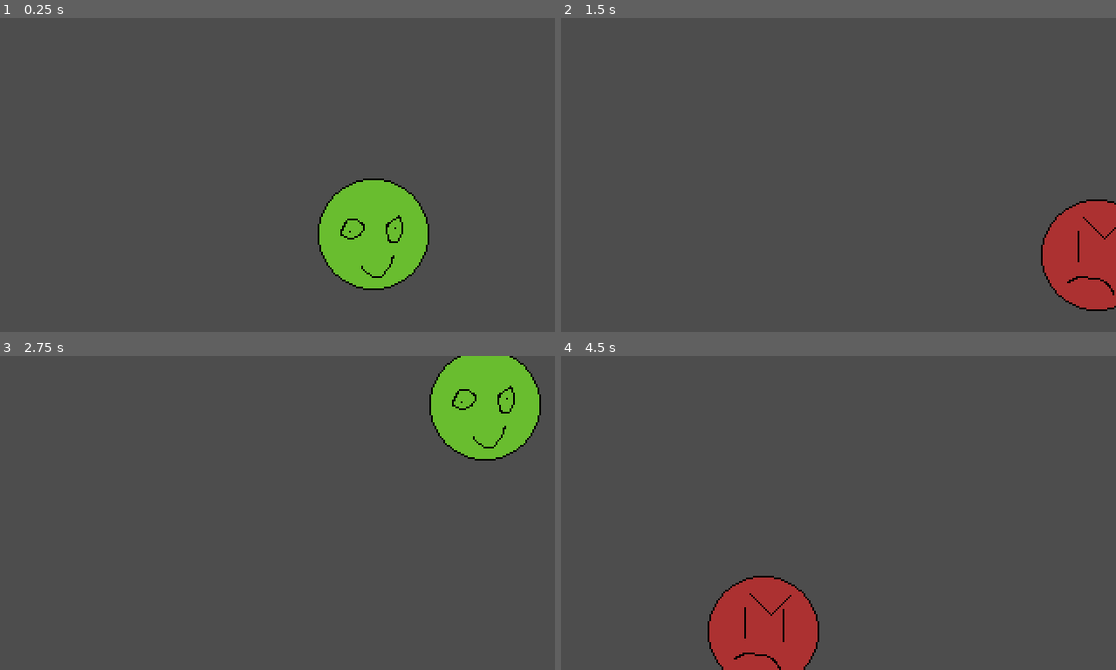
Above: before the commit, frames 1-4 (two rows, left to right).
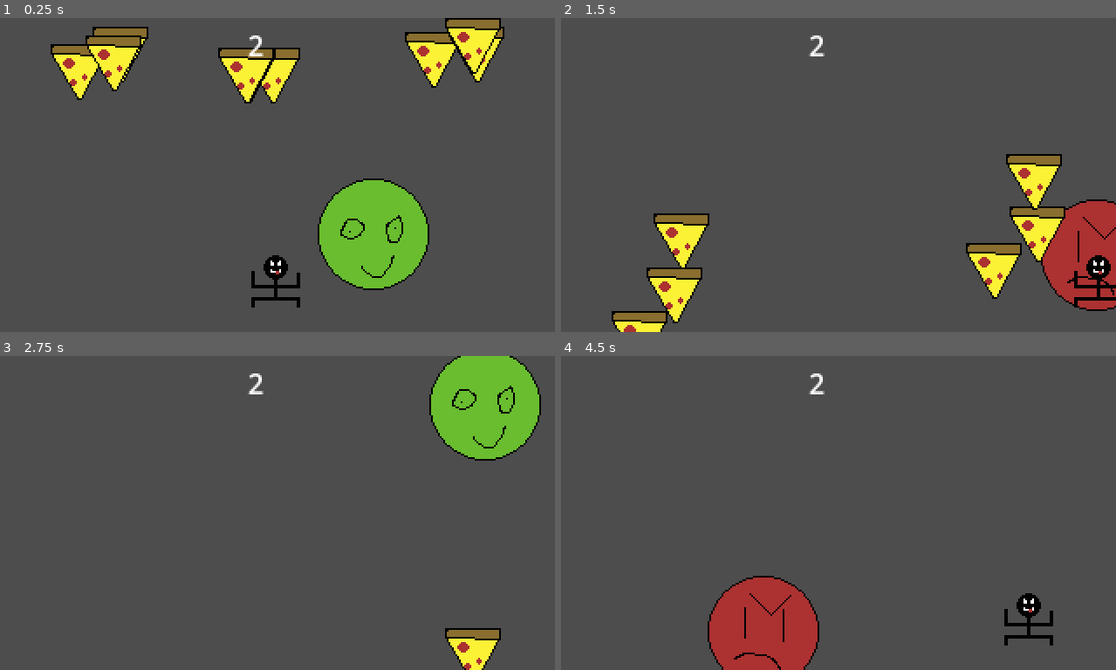
Above: after the commit, the same moments.

Repository: FawnTheDog/wario_ware_game
Game: Godot game, scene res://nodes/main.tscn
Two runs of this game, one before a commit and one after it. Both use one fixed random seed, a clock stepped at 60 frames per second and the inputs below.
Inputs (mouse positions are in pixels of both pictures, inside the frame that each line leads up to):
- Up to frame 1 (0.25 s): no input
- Up to frame 2 (1.5 s): tap Enter at 0.5 s; move the mouse to (960, 159) at 0.52 s; hold D (right, bound only after the commit) 0.53-1.28 s; click (960, 159) at 0.6 s; move the mouse to (727, 190) at 1.27 s; hold Down from 1.28 s (still down); click (727, 190) at 1.35 s
- Up to frame 3 (2.75 s): move the mouse to (333, 443) at 2.02 s; release Down at 2.03 s; hold D (right, bound only after the commit) from 2.03 s (still down); tap Alt at 2.1 s; click (333, 443) at 2.3 s
- Up to frame 4 (4.5 s): move the mouse to (810, 575) at 2.77 s; release D (right, bound only after the commit) at 2.78 s; hold Up 2.78-3.53 s; tap Shift at 2.85 s; click (810, 575) at 3.05 s; tap Space at 3.5 s; move the mouse to (1005, 560) at 3.52 s; hold A (left, bound only after the commit) from 3.53 s (still down); click (1005, 560) at 3.6 s; move the mouse to (666, 465) at 4.27 s; click (666, 465) at 4.35 s

The runs differ from the first frame. In frame 1, 7.2% of the frame differs, in the area x 9-91%, y 0-93%; in frame 2, 6.6%; in frame 3, 1.1%; in frame 4, 0.7%.

Commit message:
finished falling foood game, added global score
looooooooooooool lol

Diff:
--- a/nodes/food_catcher.tscn
+++ b/nodes/food_catcher.tscn
@@ -1,8 +1,38 @@
 [gd_scene format=3 uid="uid://dbap6h4o5ykgk"]
 
 [ext_resource type="Texture2D" uid="uid://cyoty4a8p7yhj" path="res://assets/ugly_stick_guy.png" id="1_2dys8"]
+[ext_resource type="Script" uid="uid://60j80akak4p6" path="res://scripts/food_catcher.gd" id="1_aagg8"]
+[ext_resource type="Script" uid="uid://bb1m8vjjq0qtw" path="res://scripts/player.gd" id="2_6dbkc"]
+
+[sub_resource type="RectangleShape2D" id="RectangleShape2D_6dbkc"]
+size = Vector2(29, 31)
+
+[sub_resource type="RectangleShape2D" id="RectangleShape2D_aagg8"]
+size = Vector2(20, 209)
 
 [node name="food_catcher" type="Node2D" unique_id=310336618]
+script = ExtResource("1_aagg8")
 
-[node name="Sprite2D" type="Sprite2D" parent="." unique_id=2072795775]
+[node name="player" type="CharacterBody2D" parent="." unique_id=884749273]
+position = Vector2(160, 150)
+collision_mask = 0
+script = ExtResource("2_6dbkc")
+
+[node name="Sprite2D" type="Sprite2D" parent="player" unique_id=478225571]
 texture = ExtResource("1_2dys8")
+
+[node name="CollisionShape2D" type="CollisionShape2D" parent="player" unique_id=1995985063]
+position = Vector2(-0.5, 1.5)
+shape = SubResource("RectangleShape2D_6dbkc")
+
+[node name="StaticBody2D" type="StaticBody2D" parent="." unique_id=119147513]
+
+[node name="CollisionShape2D" type="CollisionShape2D" parent="StaticBody2D" unique_id=1598909543]
+position = Vector2(0, 94.5)
+shape = SubResource("RectangleShape2D_aagg8")
+
+[node name="StaticBody2D2" type="StaticBody2D" parent="." unique_id=1548676345]
+
+[node name="CollisionShape2D" type="CollisionShape2D" parent="StaticBody2D2" unique_id=1670383946]
+position = Vector2(319, 81)
+shape = SubResource("RectangleShape2D_aagg8")
--- /dev/null
+++ b/nodes/label.gd
@@ -0,0 +1,8 @@
+extends Label
+
+
+
+
+# Called every frame. 'delta' is the elapsed time since the previous frame.
+func _process(delta: float) -> void:
+	text = str(global_script.score)
--- a/nodes/main.tscn
+++ b/nodes/main.tscn
@@ -2,6 +2,8 @@
 
 [ext_resource type="PackedScene" uid="uid://dygfh7v5tpy0k" path="res://nodes/smile.tscn" id="1_xpfdc"]
 [ext_resource type="Script" uid="uid://mdswcgr62j7h" path="res://scripts/collision_shape_2d.gd" id="2_a3ry3"]
+[ext_resource type="PackedScene" uid="uid://dbap6h4o5ykgk" path="res://nodes/food_catcher.tscn" id="3_ufc4x"]
+[ext_resource type="Script" uid="uid://bu8478a56jsat" path="res://nodes/label.gd" id="4_k8dvw"]
 
 [sub_resource type="CircleShape2D" id="CircleShape2D_xpfdc"]
 radius = 1.0
@@ -18,3 +20,12 @@
 [node name="CollisionShape2D" type="CollisionShape2D" parent="mouse" unique_id=2063094146]
 shape = SubResource("CircleShape2D_xpfdc")
 script = ExtResource("2_a3ry3")
+
+[node name="food_catcher" parent="." unique_id=310336618 instance=ExtResource("3_ufc4x")]
+
+[node name="Label" type="Label" parent="." unique_id=577315154]
+offset_left = 144.0
+offset_top = 4.0
+offset_right = 184.0
+offset_bottom = 27.0
+script = ExtResource("4_k8dvw")
--- /dev/null
+++ b/nodes/pizza.tscn
@@ -0,0 +1,21 @@
+[gd_scene format=3 uid="uid://bd7ior2dsa2l0"]
+
+[ext_resource type="Script" uid="uid://cw31qfgjoqmtp" path="res://scripts/pizza.gd" id="1_i1myp"]
+[ext_resource type="Texture2D" uid="uid://y2c8sbaftu02" path="res://assets/pizza.png" id="1_kvucm"]
+
+[sub_resource type="ConvexPolygonShape2D" id="ConvexPolygonShape2D_i1myp"]
+points = PackedVector2Array(16, -11, -16, -11, 1, 15)
+
+[node name="pizza" type="Area2D" unique_id=1467518612]
+collision_layer = 0
+script = ExtResource("1_i1myp")
+
+[node name="Sprite2D" type="Sprite2D" parent="." unique_id=836046215]
+texture = ExtResource("1_kvucm")
+
+[node name="CollisionShape2D" type="CollisionShape2D" parent="." unique_id=1266095478]
+shape = SubResource("ConvexPolygonShape2D_i1myp")
+
+[connection signal="area_entered" from="." to="." method="_on_area_entered"]
+[connection signal="area_shape_entered" from="." to="." method="_on_area_shape_entered"]
+[connection signal="body_entered" from="." to="." method="_on_body_entered"]
--- a/project.godot
+++ b/project.godot
@@ -14,6 +14,10 @@
 run/main_scene="uid://dg5p1f4lcj6to"
 config/features=PackedStringArray("4.6", "GL Compatibility")
 config/icon="res://icon.svg"
+
+[autoload]
+
+global_script="*uid://c44c2iuye7b15"
 
 [display]
 
@@ -34,6 +38,18 @@
 "events": [Object(InputEventMouseButton,"resource_local_to_scene":false,"resource_name":"","device":-1,"window_id":0,"a …(257 unchanged characters)…
 ]
 }
+left={
+"deadzone": 0.2,
+"events": [Object(InputEventKey,"resource_local_to_scene":false,"resource_name":"","device":-1,"window_id":0,"alt_pressed":false,"shift_pressed":false,"ctrl_pressed":false,"meta_pressed":false,"pressed":false,"keycode":0,"physical_keycode":65,"key_label":0,"unicode":97,"location":0,"echo":false,"script":null)
+, Object(InputEventKey,"resource_local_to_scene":false,"resource_name":"","device":-1,"window_id":0,"alt_pressed":false,"shift_pressed":false,"ctrl_pressed":false,"meta_pressed":false,"pressed":false,"keycode":0,"physical_keycode":4194319,"key_label":0,"unicode":0,"location":0,"echo":false,"script":null)
+]
+}
+right={
+"deadzone": 0.2,
+"events": [Object(InputEventKey,"resource_local_to_scene":false,"resource_name":"","device":-1,"window_id":0,"alt_pressed":false,"shift_pressed":false,"ctrl_pressed":false,"meta_pressed":false,"pressed":false,"keycode":0,"physical_keycode":68,"key_label":0,"unicode":100,"location":0,"echo":false,"script":null)
+, Object(InputEventKey,"resource_local_to_scene":false,"resource_name":"","device":-1,"window_id":0,"alt_pressed":false,"shift_pressed":false,"ctrl_pressed":false,"meta_pressed":false,"pressed":false,"keycode":0,"physical_keycode":4194321,"key_label":0,"unicode":0,"location":0,"echo":false,"script":null)
+]
+}
 
 [physics]
 
--- /dev/null
+++ b/scripts/food_catcher.gd
@@ -0,0 +1,11 @@
+extends Node2D
+
+var pizza = preload("res://nodes/pizza.tscn")
+
+
+func _ready() -> void:
+	for i in range(randf_range(8,12)):
+		print("debug")
+		var pizza_instance = pizza.instantiate()
+		pizza_instance.speed = randf_range(1,3)
+		add_child(pizza_instance)
--- /dev/null
+++ b/scripts/global_script.gd
@@ -0,0 +1,3 @@
+extends Node
+
+var score = 0
--- /dev/null
+++ b/scripts/pizza.gd
@@ -0,0 +1,16 @@
+extends Area2D
+
+var speed = 300
+
+func _ready() -> void:
+	global_position.x = randf_range(0,320)
+
+func _physics_process(delta: float) -> void:
+	global_position.y += speed
+
+
+
+
+func _on_body_entered(body: Node2D) -> void:
+	global_script.score += 1
+	queue_free()
--- /dev/null
+++ b/scripts/player.gd
@@ -0,0 +1,14 @@
+extends CharacterBody2D
+
+
+const SPEED = 200.0
+
+
+func _physics_process(_delta: float) -> void:
+	if Input.is_action_pressed("left"):
+		velocity.x = -1 * SPEED
+	elif Input.is_action_pressed("right"):
+		velocity.x = 1 * SPEED
+	else:
+		velocity.x = 0
+	move_and_slide()
--- a/scripts/smile.gd
+++ b/scripts/smile.gd
@@ -19,10 +19,10 @@
 	if Input.is_action_just_pressed("click") and self.has_overlapping_areas():
 		if sprite.frame == 0:
 			pass
-			#score -= 1
+			global_script.score -= 1
 		else:
 			pass
-			#score += 1
+			global_script.score += 1
 		position()
 	if cooldown.time_left == 0:
 		position()
Binary file added: assets/pizza.png
Not shown, added: assets/pizza.png.import
Not shown, added: nodes/label.gd.uid
Not shown, added: scripts/food_catcher.gd.uid
Not shown, added: scripts/global_script.gd.uid
Not shown, added: scripts/pizza.gd.uid
Not shown, added: scripts/player.gd.uid
